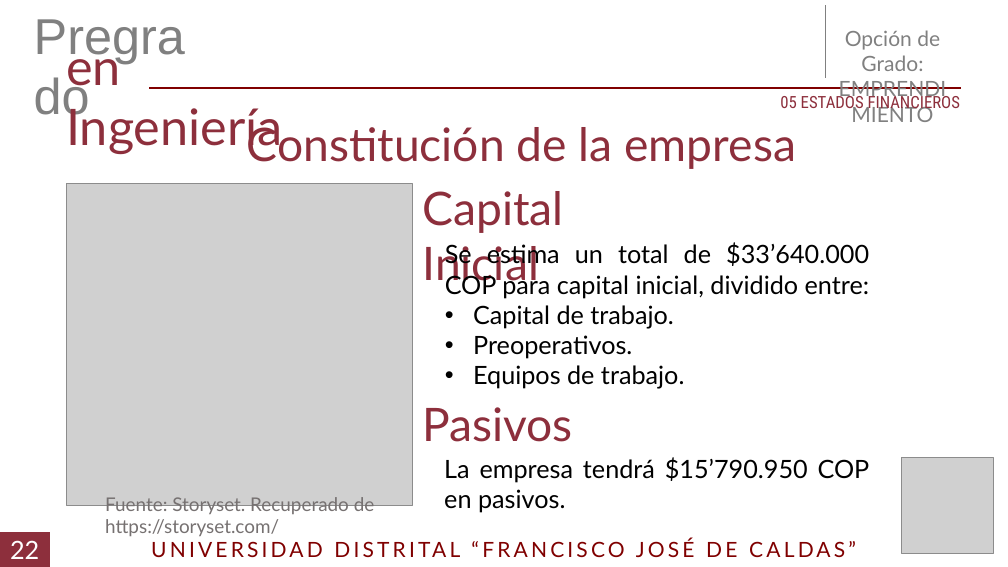
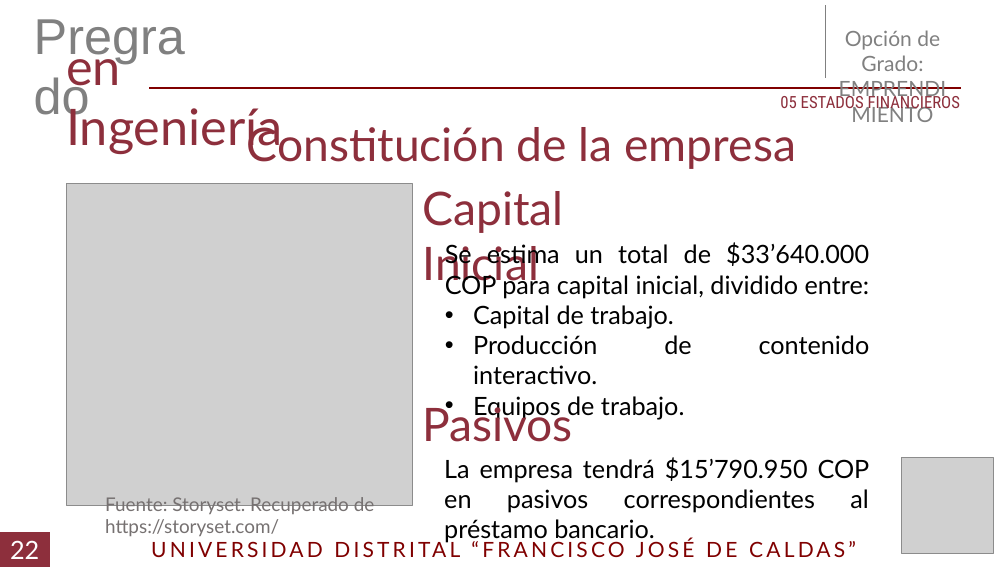
Before and after one commit to DLRin/anteproyecto, a slide deck: slide 23 of Presentacion/Presentacion.pptx. Drawn at 1008x567 pixels with LibreOffice and Linux fonts; fonts in the diff are those of the drawing; grey boxes stand for pictures. Boxes give left, top, right and bottom in pixels: in the first picture for what was removed or moved away, otherwise in the second. Text is boxed around its words. In the diff, an @@ line names an element or a change of style, - is before the commit and + after.

```diff
--- a/Presentacion/Presentacion.pptx
+++ b/Presentacion/Presentacion.pptx
@@ text at [473,335,691,385]: text changed @@
-• Preoperativos.
+• Producción de contenido interactivo.
@@ text at [444,457,870,543]: text changed @@
-La empresa tendrá $15’790.950 COP en pasivos.
+La empresa tendrá $15’790.950 COP en pasivos correspondientes al préstamo bancario.
```
Also in this commit, not shown: 21 other slides changed, 2 slides added, 24 other files.
